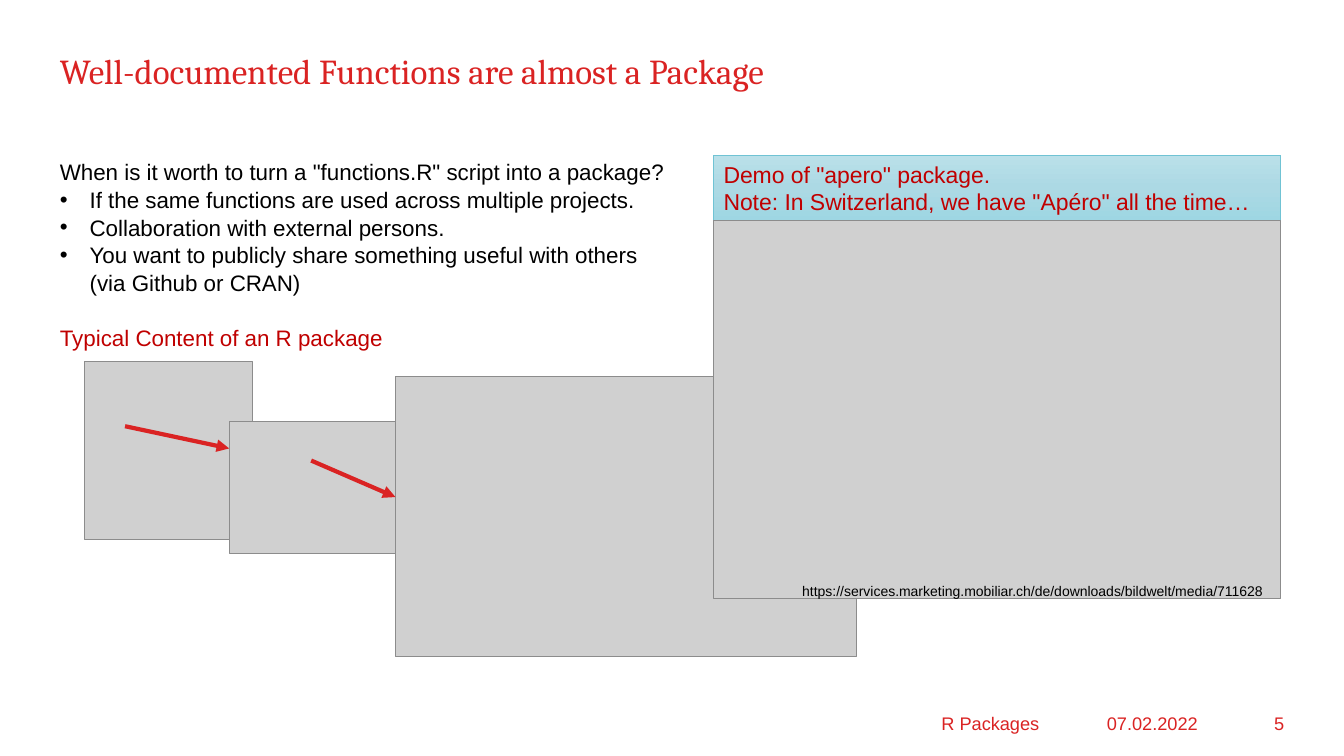
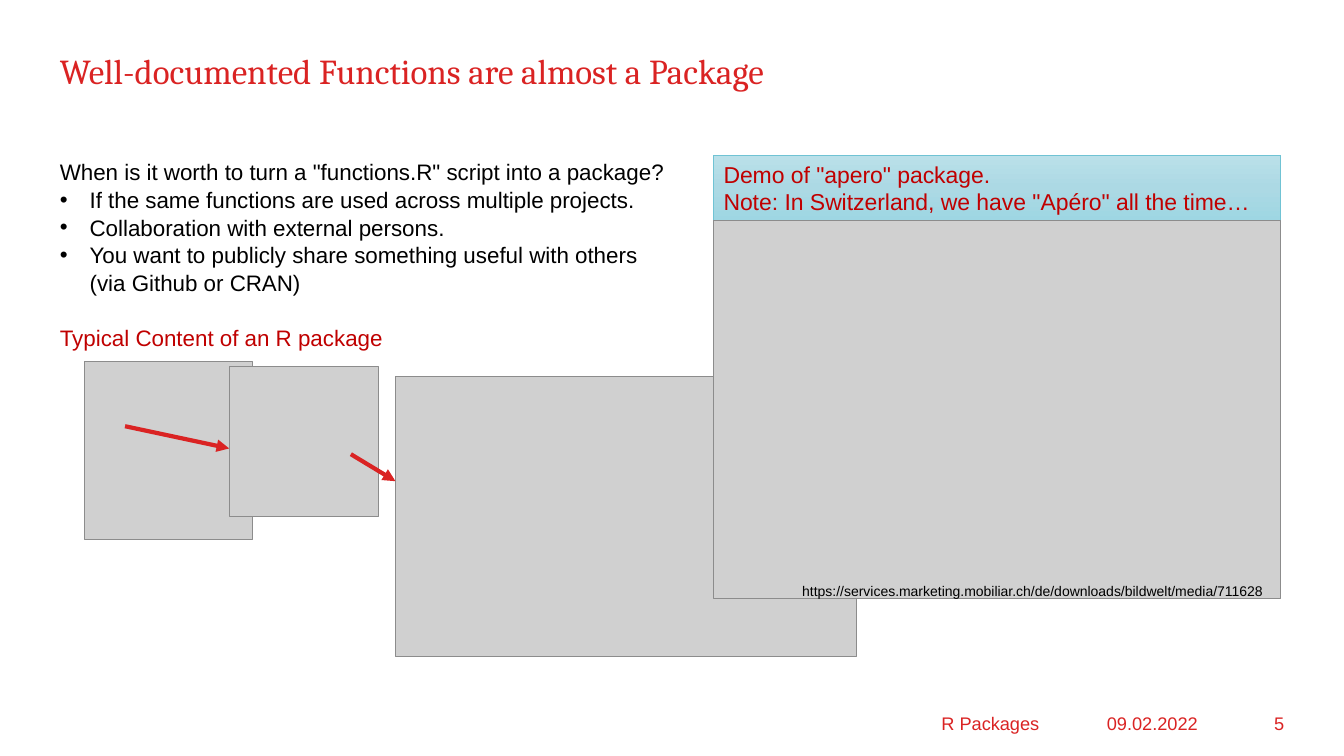
Before and after one commit to mayer79/apero, a slide deck: slide 5 of RPackage_en.pptx. Drawn at 1344x756 pixels with LibreOffice and Linux fonts; fonts in the diff are those of the drawing; grey boxes stand for pictures; background and template pictures are left out. Boxes give left, top, right and bottom in pixels: in the first picture for what was removed or moved away, otherwise in the second. Text is boxed around its words. In the diff, an @@ line names an element or a change of style, - is before the commit and + after.

```diff
--- a/RPackage_en.pptx
+++ b/RPackage_en.pptx
@@ picture added at [229,367,379,517] @@
@@ picture removed at [230,421,426,554] @@
@@ arrow moved from (312, 461) - (395, 497) to (351, 455) - (395, 481) @@
@@ text at [1107,717,1198,730]: text changed @@
-07.02.2022
+09.02.2022
```
Also in this commit, not shown: 6 other slides changed, 9 other files.
